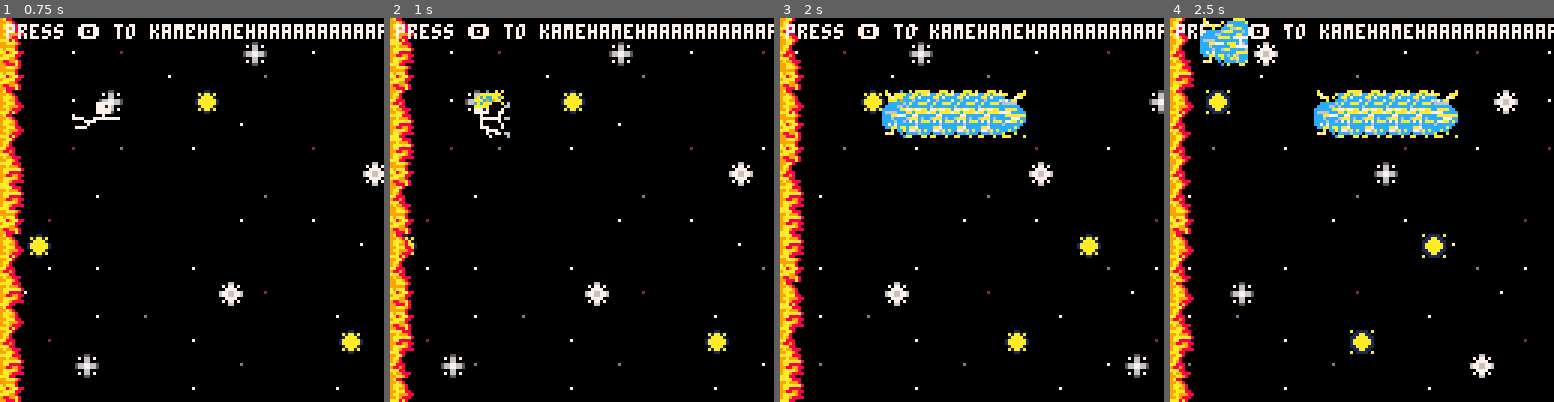
Above: before the commit, frames 1-4 (left to right).
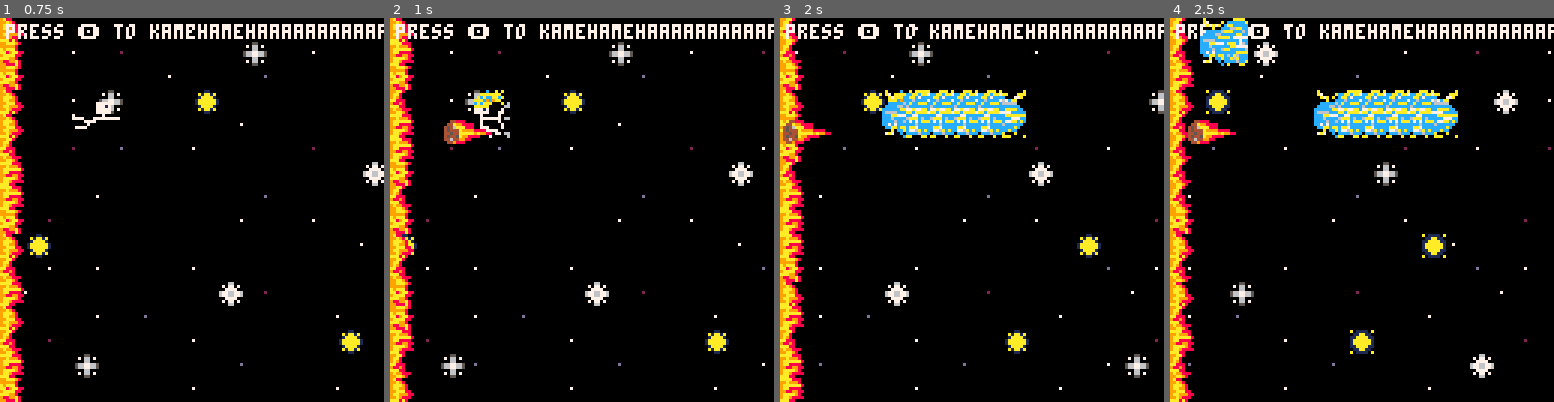
Above: after the commit, the same moments.

Repository: Jerry-Gu-SB/pico-8-kamehameha
Game: PICO-8 cartridge kamehameha.p8
The game is run twice, just before and just after one commit, with the same random seed, the same clock (stepped at 60 frames per second) and the same inputs.
Inputs:
- Up to frame 1 (0.75 s): tap O (Z key) at 0.7 s
- Up to frame 2 (1 s): no input
- Up to frame 3 (2 s): hold Right from 1.6 s (still down); tap O (Z key) at 1.7 s
- Up to frame 4 (2.5 s): release Right at 2.1 s; tap O (Z key) at 2.1 s; hold Up 2.15-2.42 s; hold Right from 2.47 s (still down)

Frame 1 is identical in both runs. In frame 2, 0.5% of the frame differs, in the area x 14-27%, y 26-33%; in frame 3, 0.5%; in frame 4, 0.5%.

Commit message:
bugfix: fixed memory addressing issues when refereing deleted objects

Diff:
--- a/kamehameha.p8
+++ b/kamehameha.p8
@@ -76,9 +76,10 @@
     for i = #objects, 1, -1 do
         if not objects[i]:update() then
             del(objects, objects[i])
+        else
+            objects[i].x += objects[i].dx
+            objects[i].y += objects[i].dy
         end
-        objects[i].x += objects[i].dx
-        objects[i].y += objects[i].dy
     end
 end
 
@@ -189,7 +190,7 @@
     local m = {
         x = start_x,
         y = start_y,
-        dx = -10,
+        dx = -2,
         dy = 0,
         frame = 0,
         update = update_meteor,
